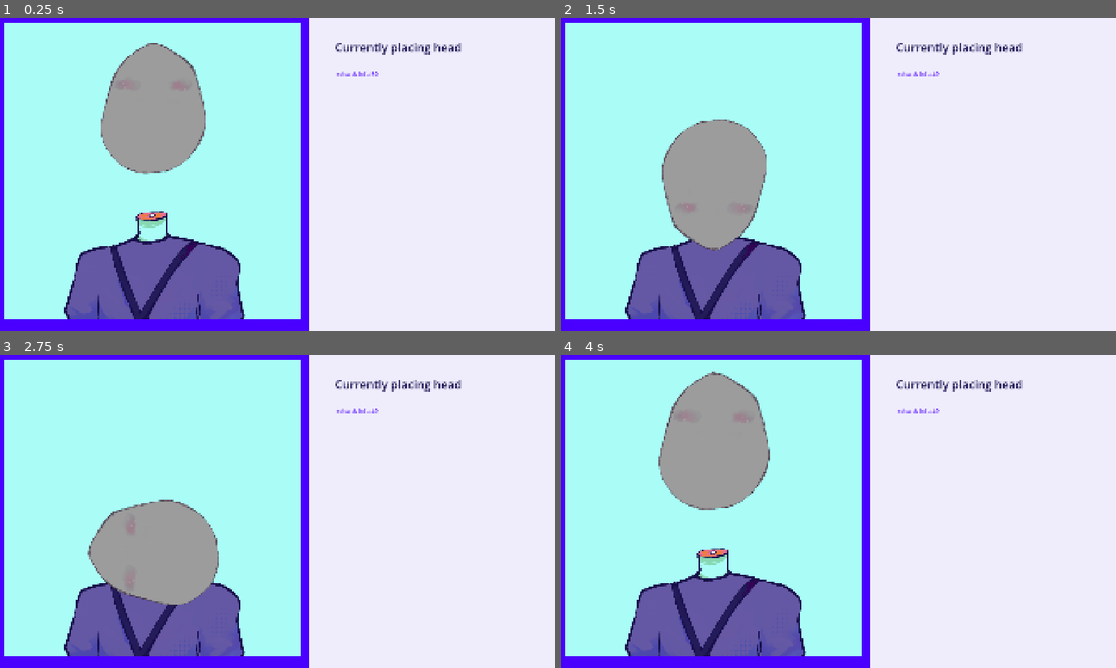
Above: before the commit, frames 1-4 (two rows, left to right).
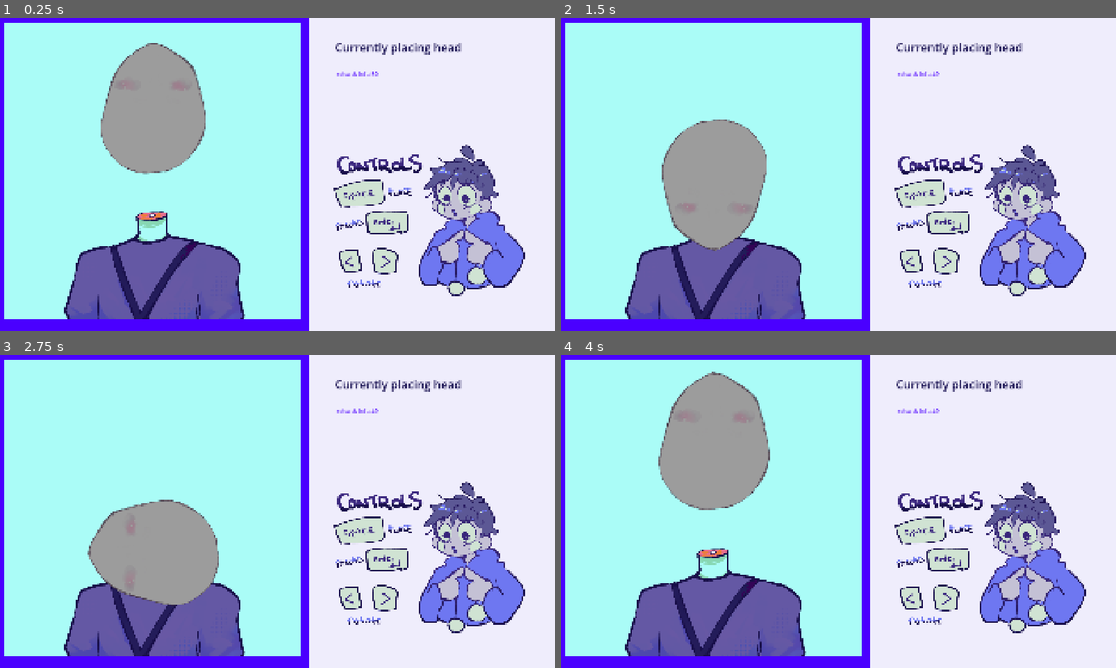
Above: after the commit, the same moments.

Repository: Herbeon/haven-toronto-game
Game: Godot game, scene res://game.tscn
The game is run twice, just before and just after one commit, with the same random seed, the same clock (stepped at 60 frames per second) and the same inputs.
Inputs (mouse positions are in pixels of both pictures, inside the frame that each line leads up to):
- Up to frame 1 (0.25 s): no input
- Up to frame 2 (1.5 s): tap Enter (reload) at 0.5 s; move the mouse to (960, 158) at 0.52 s; hold Up 0.53-1.28 s; tap Left (rotate_ccwise) at 0.6 s; click (960, 158) at 0.67 s; move the mouse to (727, 190) at 1.27 s; hold Down from 1.28 s (still down); tap Right (rotate_clockwise) at 1.35 s
- Up to frame 3 (2.75 s): move the mouse to (333, 442) at 2.02 s; release Down at 2.03 s; hold Up from 2.03 s (still down); tap Alt at 2.1 s
- Up to frame 4 (4 s): move the mouse to (810, 574) at 2.77 s; tap Shift at 2.85 s; click (810, 574) at 2.92 s; move the mouse to (1005, 558) at 3.52 s; release Up at 3.53 s; hold Down from 3.53 s (still down); tap Left (rotate_ccwise) at 3.6 s

The runs differ from the first frame. In frame 1, 8.0% of the frame differs, in the area x 60-95%, y 40-89%; in frame 2, 8.0%; in frame 3, 8.0%; in frame 4, 8.0%.

Commit message:
collision updates + control img

Diff:
--- a/havenBounceBack/game.tscn
+++ b/havenBounceBack/game.tscn
@@ -4,6 +4,7 @@
 [ext_resource type="Script" uid="uid://hijeq1pt7gji" path="res://game.gd" id="1_fc0e3"]
 [ext_resource type="Texture2D" uid="uid://brd1dgywy1nsp" path="res://backgrounds/cyan bg.png" id="3_ryrav"]
 [ext_resource type="PackedScene" uid="uid://djicpc76ou862" path="res://head.tscn" id="4_7jktm"]
+[ext_resource type="Texture2D" uid="uid://fu3aolj76tm8" path="res://backgrounds/controls.png" id="4_hve3p"]
 [ext_resource type="PackedScene" uid="uid://dpfcb61p4xb8e" path="res://torso.tscn" id="4_ryrav"]
 [ext_resource type="PackedScene" uid="uid://crvkgv3gvwurq" path="res://ear_1.tscn" id="7_eow3j"]
 [ext_resource type="PackedScene" uid="uid://ccxtt8gld1bal" path="res://eye_1.tscn" id="7_j5wjh"]
@@ -75,6 +76,14 @@
 offset_bottom = 1040.0
 texture = ExtResource("3_ryrav")
 
+[node name="controls explained" type="TextureRect" parent="." unique_id=1816787531]
+offset_left = 1136.0
+offset_top = 421.0
+offset_right = 1865.3333
+offset_bottom = 968.0
+texture = ExtResource("4_hve3p")
+expand_mode = 1
+
 [node name="torso" parent="." unique_id=447771115 instance=ExtResource("4_ryrav")]
 z_index = 1
 position = Vector2(528, 528)
--- a/havenBounceBack/torso.tscn
+++ b/havenBounceBack/torso.tscn
@@ -27,6 +27,8 @@
 }]
 
 [node name="torso" type="Area2D" unique_id=447771115]
+collision_layer = 477
+collision_mask = 477
 script = ExtResource("1_ldi0w")
 
 [node name="CollisionShape2D" type="CollisionShape2D" parent="." unique_id=1328516886]
Binary file added: havenBounceBack/backgrounds/controls.png
Not shown, added: havenBounceBack/backgrounds/controls.png.import
